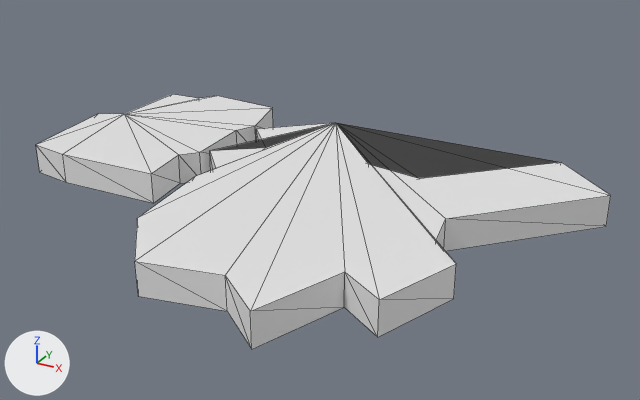
What one commit did to the glTF model output/glb/tile_882.glb.
One viewpoint serves both versions: a 50 mm lens placed at (212.4, -130.2, 112.8), pointed at (94.9, 83.5, 6.0). Every picture has the same lights, and +X, +Y and +Z are marked at lower left. The first picture is the older version. Mesh edges are drawn as thin lines.
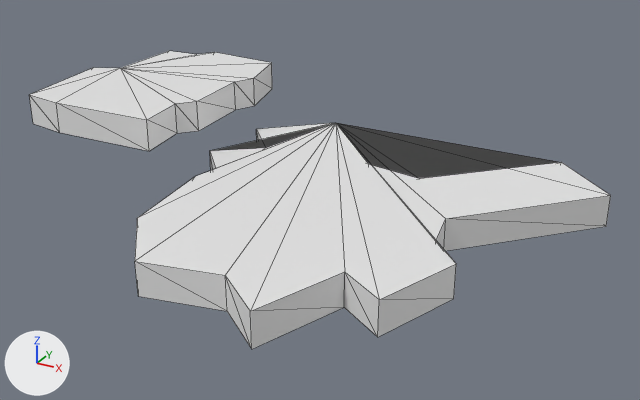
The newer file is also turned or shifted as a whole; pictures and numbers use the older file's frame.

Changed parts and their boxes [x1, y1, x2, y2] in the pictures (640 x 400 px; the box of a moved part takes in the faces that stretch with it):
'Mesh_0', reshaped (17% taller): before [36, 94, 611, 349]; after [29, 51, 611, 349]
part 1 of me_mesh_0, moved or reshaped: before [36, 94, 273, 203]; after [29, 51, 272, 151]

The edits, one by one:
me_mesh_0 is used by ob_mesh_0; location (0.0, 0.0, 0.0).
me_mesh_0 had 64 vertices, 92 faces and spanned x -11.0..172.0, y 13.0..146.0, z 0.0..10.0.
me_mesh_0 now has 64 vertices, 92 faces and spans x -11.0..172.0, y 13.0..146.0, z 0.0..27.0.
me_mesh_0 part 1: the loose piece of 26 vertices spanning x -11.0..47.0, y 68.0..146.0, z 0.0..10.0 is moved by (0.0, 0.0, 17.0).
